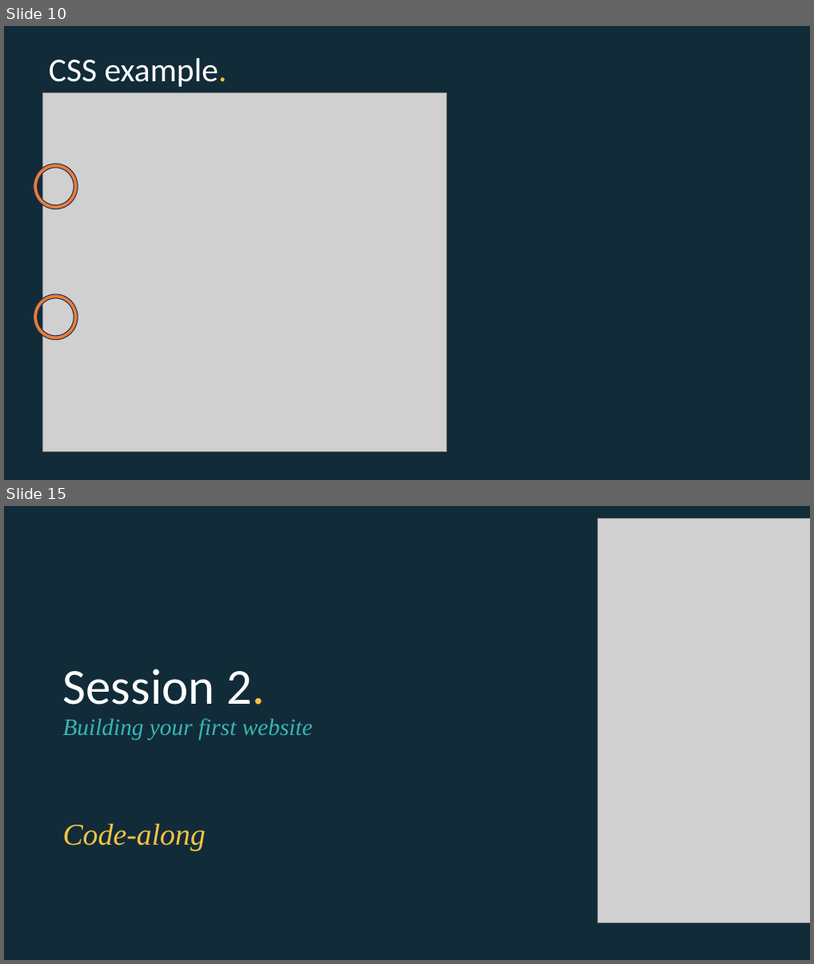
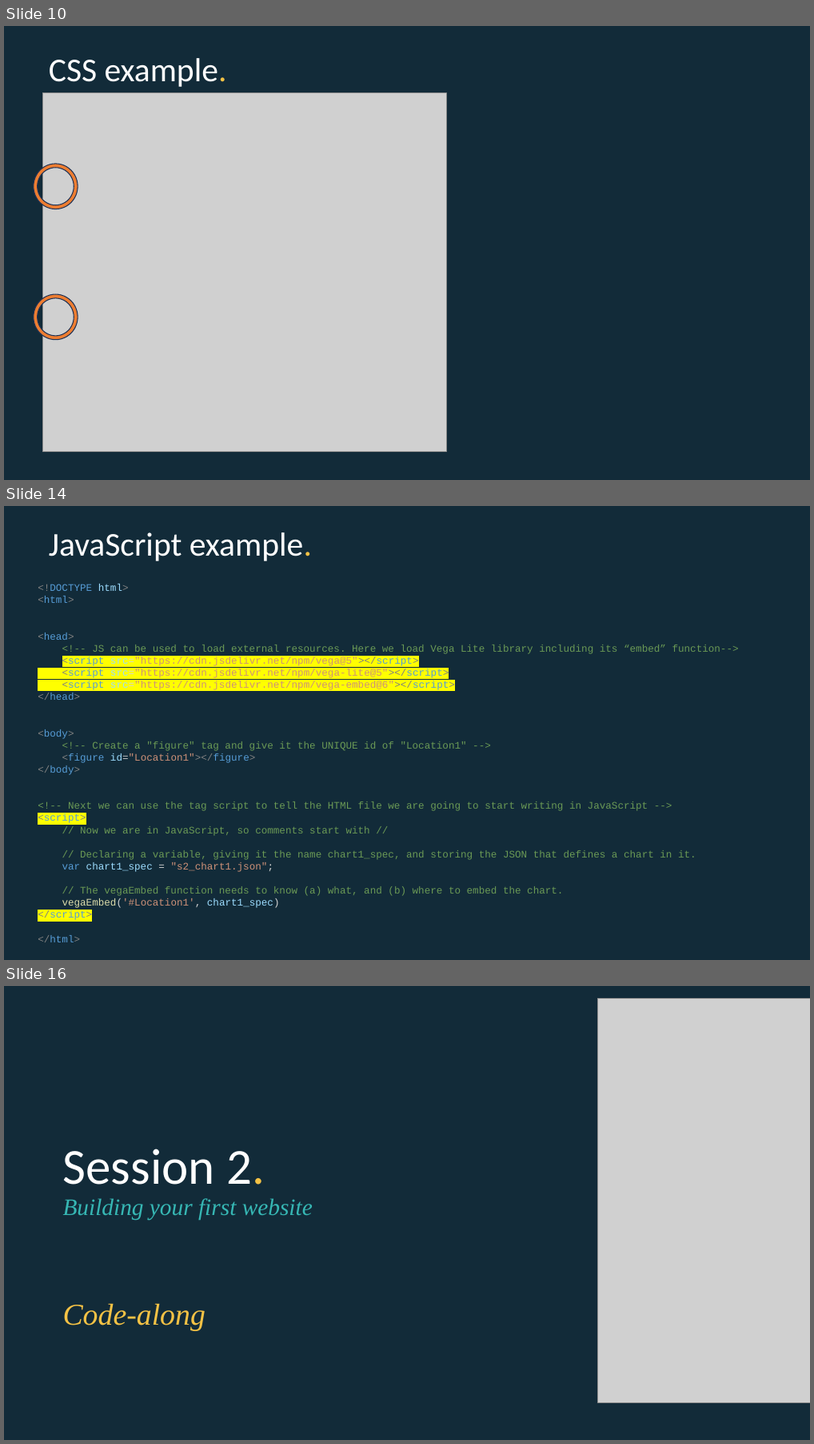
Before and after one commit to EconomicsObservatory/courses, a slide deck: 2/s2_Building_your_first_website.pptx. Shown one above the other, each under a label of ours: slides 10 and 15 before the commit, slides 10, 14 and 16 after it; the slides between them are not shown. The pictures are 814x964 and 814x1444 pixels, drawn with LibreOffice and Linux fonts; fonts in the diff are those of the drawing; grey boxes stand for pictures. Boxes give left, top, right and bottom in pixels: in the first picture for what was removed or moved away, otherwise in the second. Text is boxed around its words. In the diff, an @@ line names an element or a change of style, - is before the commit and + after.

```diff
--- a/2/s2_Building_your_first_website.pptx
+++ b/2/s2_Building_your_first_website.pptx
@@ slide 14 added at (4,506,810,960), background #122B39 @@
@@ title added at (49,532,312,561), 39.6 pt, text #FFFFFF @@
+JavaScript example.
@@ text added at (38,584,739,942), 12 pt, text #6A9955 @@
+<!DOCTYPE html>
+<html>
+<head>
+<!-- JS can be used to load external resources. Here we load Vega Lite library including its “embed” function-->
+<script src="https://cdn.jsdelivr.net/npm/vega@5"></script>
+<script src="https://cdn.jsdelivr.net/npm/vega-lite@5"></script>
+<script src="https://cdn.jsdelivr.net/npm/vega-embed@6"></script>
+</head>
+<body>
+<!-- Create a "figure" tag and give it the UNIQUE id of "Location1" -->
+<figure id="Location1"></figure>
+</body>
+<!-- Next we can use the tag script to tell the HTML file we are going to start writing in JavaScript -->
+<script>
+// Now we are in JavaScript, so comments start with //
+// Declaring a variable, giving it the name chart1_spec, and storing the JSON that defines a chart in it.
+var chart1_spec = "s2_chart1.json";
+// The vegaEmbed function needs to know (a) what, and (b) where to embed the chart.
+vegaEmbed('#Location1', chart1_spec)
+</script>
+</html>
@@ what was slide 15 is now slide 16 @@
```
Also in this commit, not shown: 6 slides changed, 1 other file.
